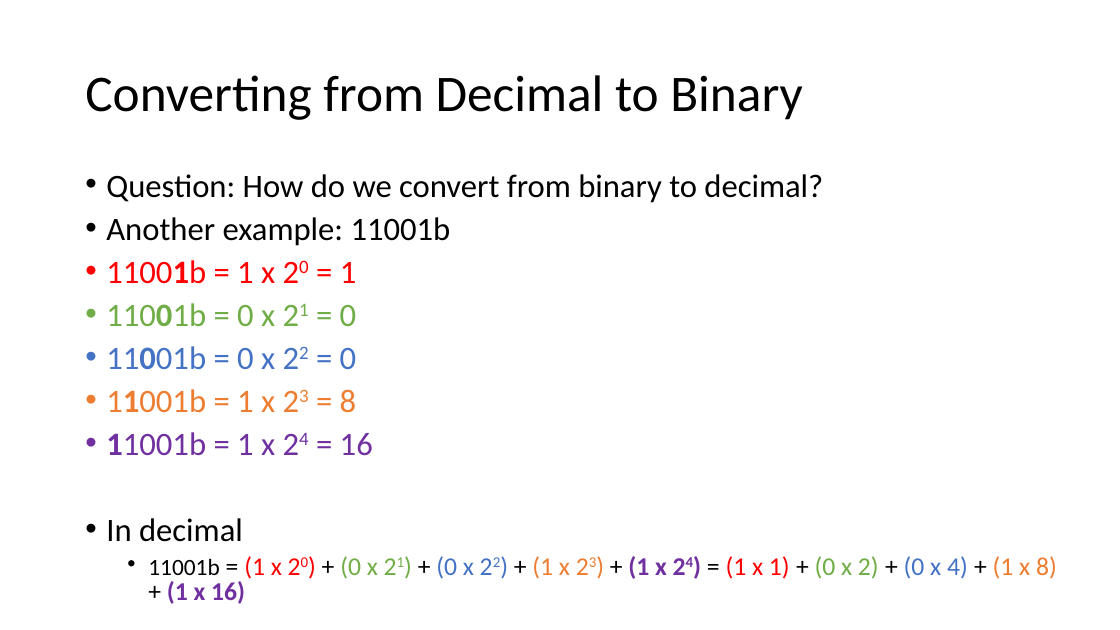
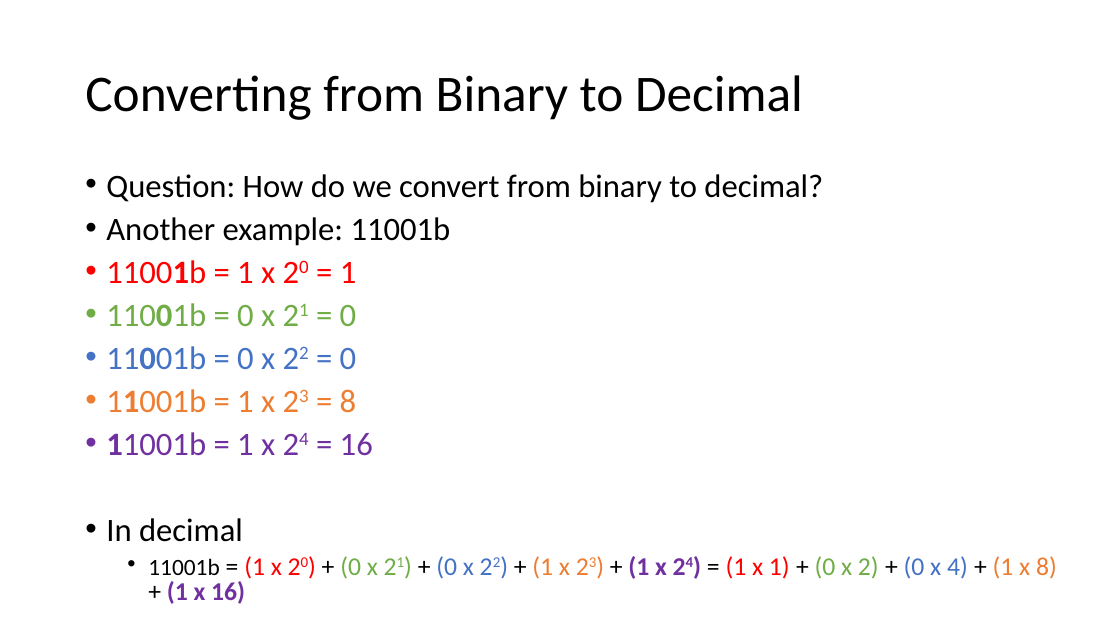
Before and after one commit to MrJoshGross/Course-Curricular-Material, a slide deck: slide 101 of wip/Lecture 3 - Representing Numbers in Binary.pptx. Drawn at 1120x630 pixels with LibreOffice and Linux fonts; fonts in the diff are those of the drawing. Boxes give left, top, right and bottom in pixels: in the first picture for what was removed or moved away, otherwise in the second. Text is boxed around its words. In the diff, an @@ line names an element or a change of style, - is before the commit and + after.

Commit message:
Update Lecture 3 - Representing Numbers in Binary.pptx
headings

```diff
--- a/wip/Lecture 3 - Representing Numbers in Binary.pptx
+++ b/wip/Lecture 3 - Representing Numbers in Binary.pptx
@@ title at bbox=[85, 75, 803, 120]: text changed @@
-Converting from Decimal to Binary
+Converting from Binary to Decimal
```
Also in this commit, not shown: 37 other slides changed.
